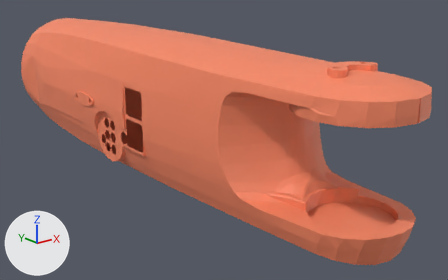
What one commit did to the OBJ model docs/public/sim/models/kuka_vcmx/KR_10_R1100_CR/A4.obj.
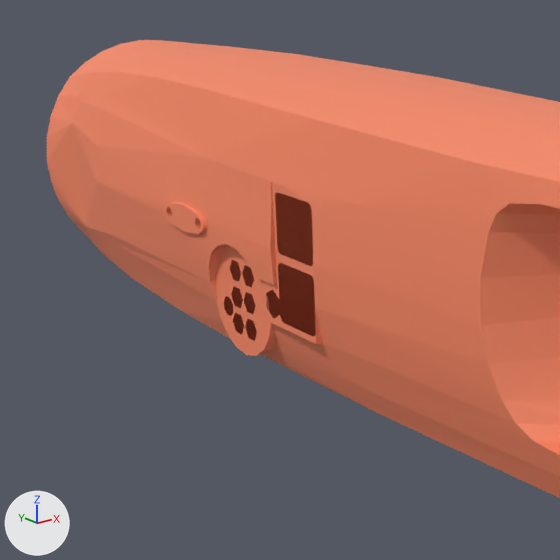
There are two pictures of each version: one whole from a 50 mm camera at (-0.293, -0.235, 0.129) aimed at (0.015, 0.149, -0.025), one close up on the part from 0% to 57% of the width and 0% to 91% of the height. Arrows for +X, +Y and +Z are at lower left; the lights stay in place. The last two pictures show the newer version. Where no turn or scale is listed for an object, it has been applied to the vertices. Vertices at exactly the same position are counted once.

Objects in the first close-up: 'A4'.
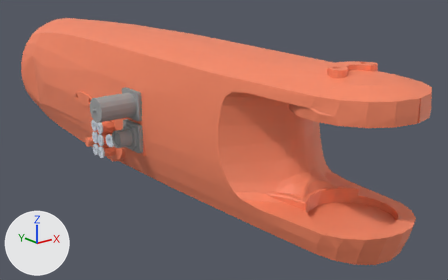
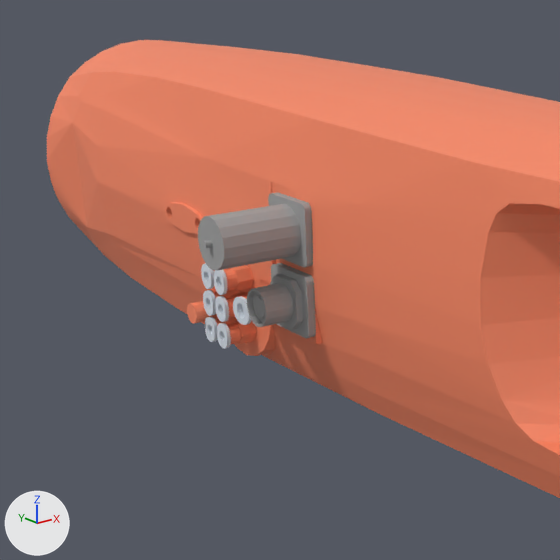
Changed parts and their boxes [x1, y1, x2, y2] in the close-ups (560 x 560 px):
part 1 of me_a4, added
    after: [187, 193, 316, 349]

The change, as a list of edits to the scene's bpy script:
```text
Add mat_mat_2:
    mat_mat_2 = principled_material('mat_2')
    mat_mat_2.base_color = (0.678, 0.737, 0.808)  # white #d7dfe8
    mat_mat_2.roughness = 0.89
Add mat_mat_4:
    mat_mat_4 = principled_material('mat_4')
    mat_mat_4.base_color = (0.349, 0.349, 0.349)  # grey #9f9f9f
    mat_mat_4.roughness = 0.89
Add mat_mat_1:
    mat_mat_1 = principled_material('mat_1')
    mat_mat_1.base_color = (1.0, 1.0, 0.0)  # yellow #ffff00
    mat_mat_1.roughness = 0.684
Change me_a4:
    used by ob_a4; location = (0.0, 0.0, 0.0)
    remove me_a4.from_pydata(...)  # 1234 vertices, 2163 faces; spans x -0.056..0.055, y -0.042..0.408, z -0.06..0.06
    add me_a4.from_pydata(...)  # 2407 vertices, 4577 faces; spans x -0.087..0.055, y -0.042..0.408, z -0.065..0.06
    me_a4 part 1: 977 vertices added at x -0.087..-0.052, y 0.167..0.24, z -0.043..0.022
    other edits to the shape of me_a4 do not show in these pictures
    add me_a4.materials.append(mat_mat_1)  # yellow #ffff00
    add me_a4.materials.append(mat_mat_2)  # white #d7dfe8
    add me_a4.materials.append(mat_mat_4)  # grey #9f9f9f
```
